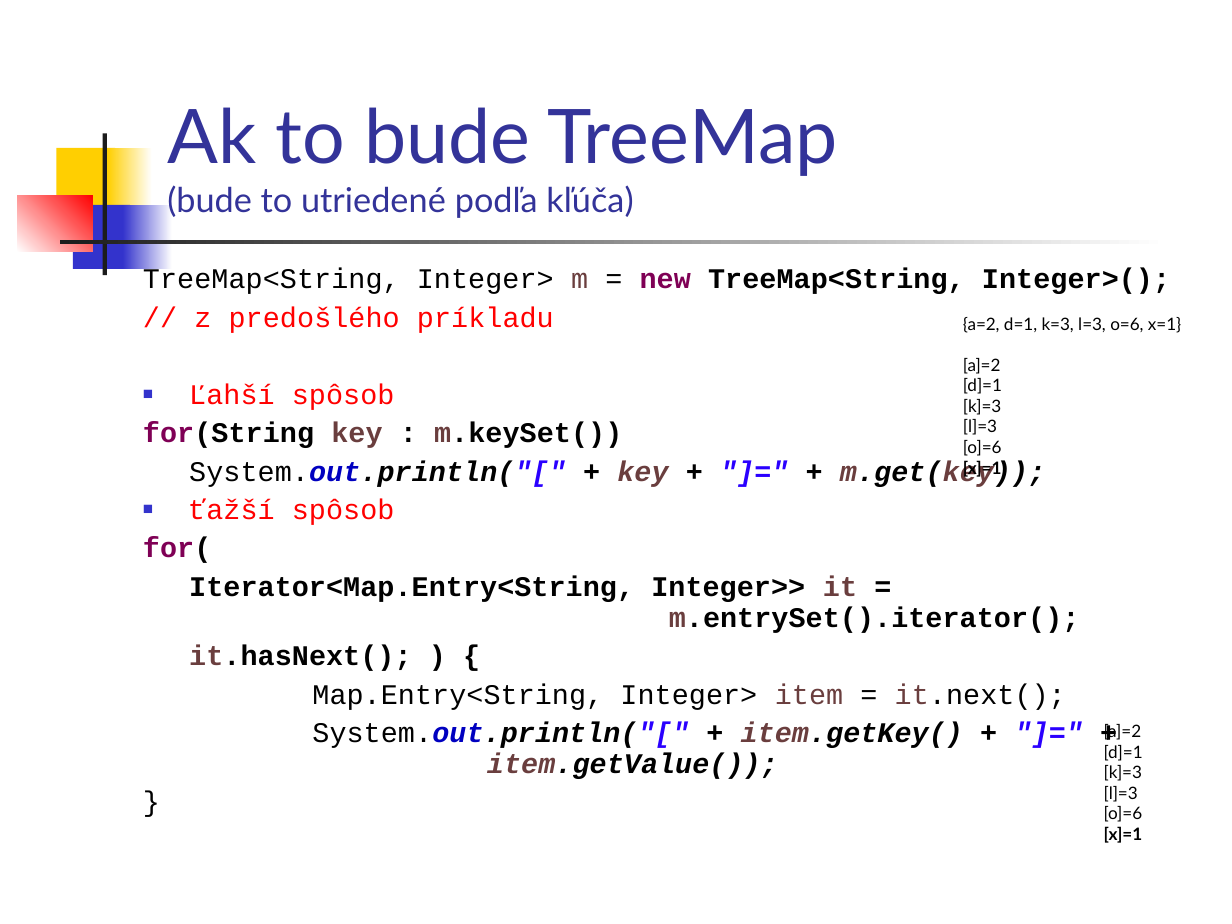
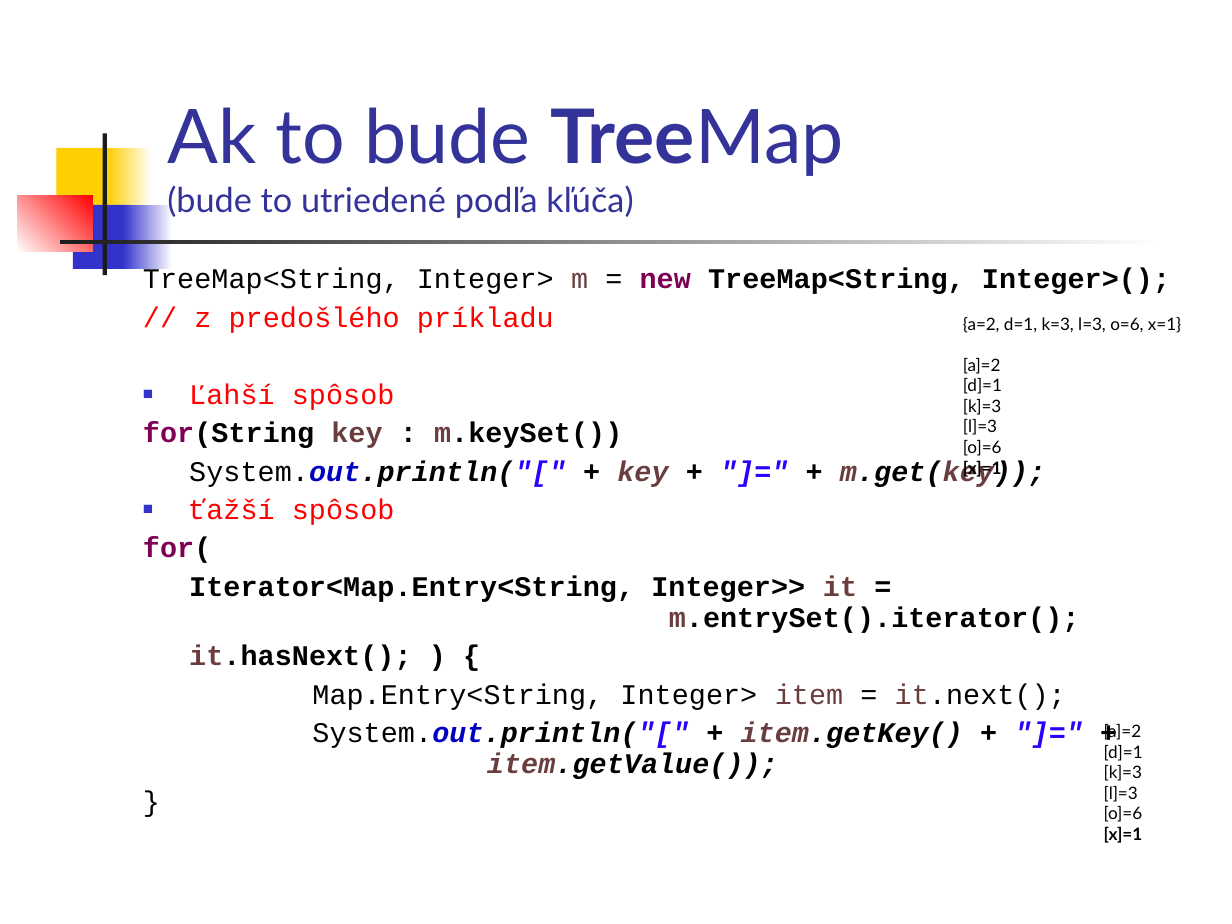
Before and after one commit to Programovanie4/Prednasky, a slide deck: slide 20 of 06/06_java.ppt. Drawn at 1232x924 pixels with LibreOffice and Linux fonts; fonts in the diff are those of the drawing. Boxes give left, top, right and bottom in pixels: in the first picture for what was removed or moved away, otherwise in the second. Text is boxed around its words. In the diff, an @@ line names an element or a change of style, - is before the commit and + after.

```diff
--- a/06/06_java.ppt
+++ b/06/06_java.ppt
@@ title "Ak to bude TreeMap (bude ..." at (x1=167, y1=107, x2=843, y2=218): bold on in "TreeMap" @@
```
Also in this commit, not shown: 3 other slides changed, 3 other files.
